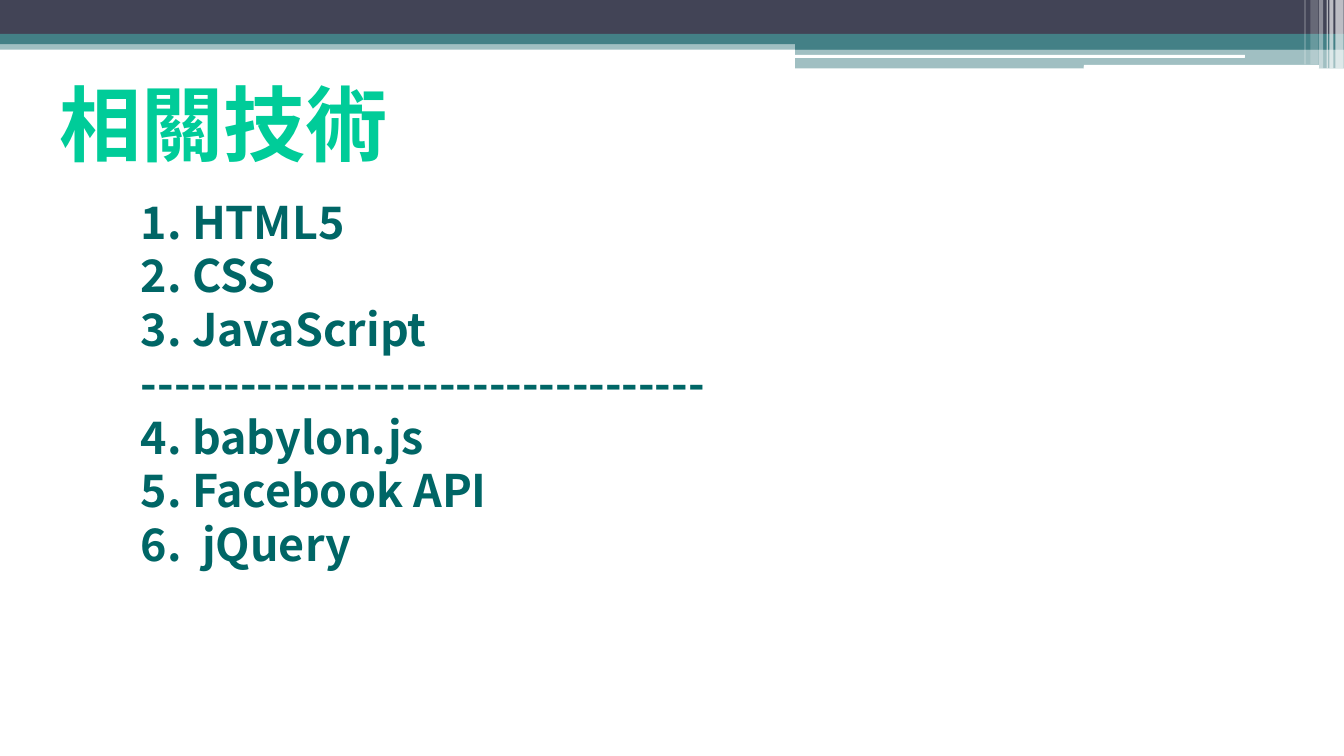
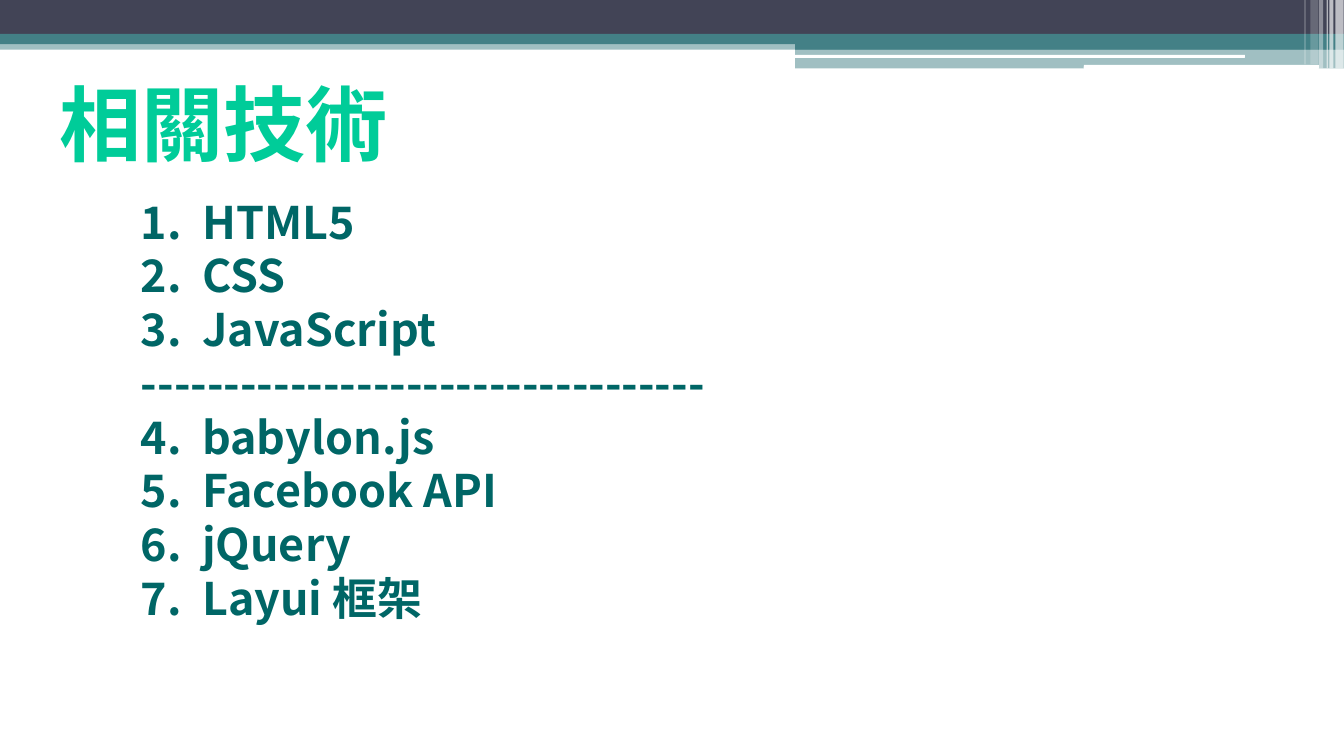
Before and after one commit to LuoYouRen/WebPrograming, a slide deck: slide 9 of 00257104+00257124.pptx. Drawn at 1344x756 pixels with LibreOffice and Linux fonts; fonts in the diff are those of the drawing. Boxes give left, top, right and bottom in pixels: in the first picture for what was removed or moved away, otherwise in the second. Text is boxed around its words. In the diff, an @@ line names an element or a change of style, - is before the commit and + after.

Commit message:
ppt update

```diff
--- a/00257104+00257124.pptx
+++ b/00257104+00257124.pptx
@@ text at (141, 569, 423, 625): paragraph added @@
+7. Layui 框架
```
